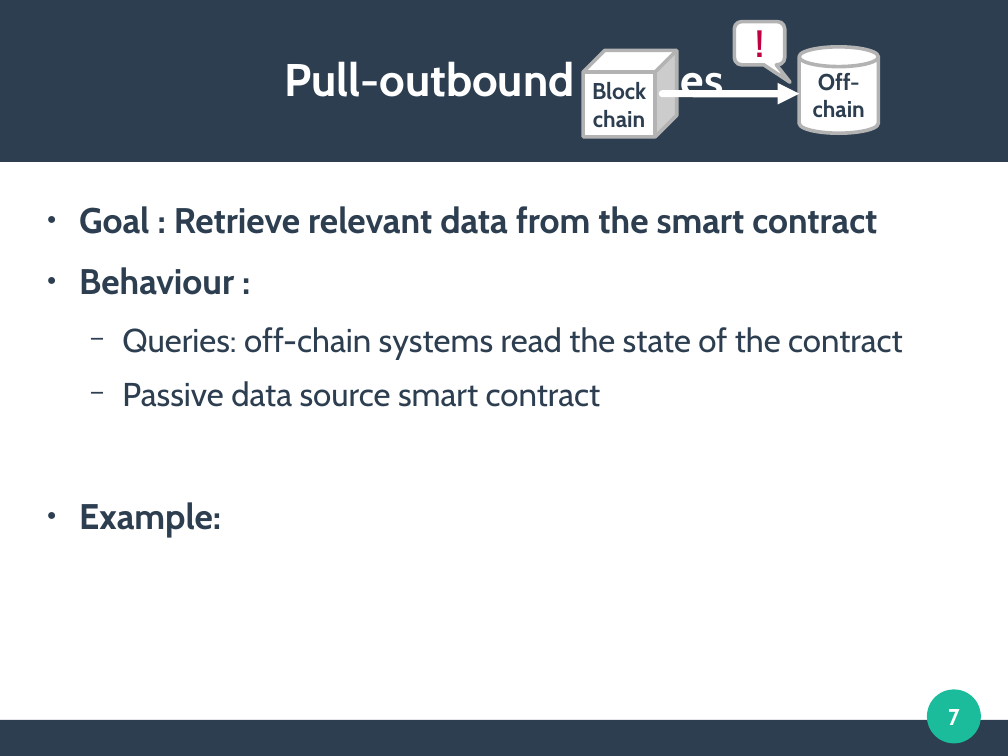
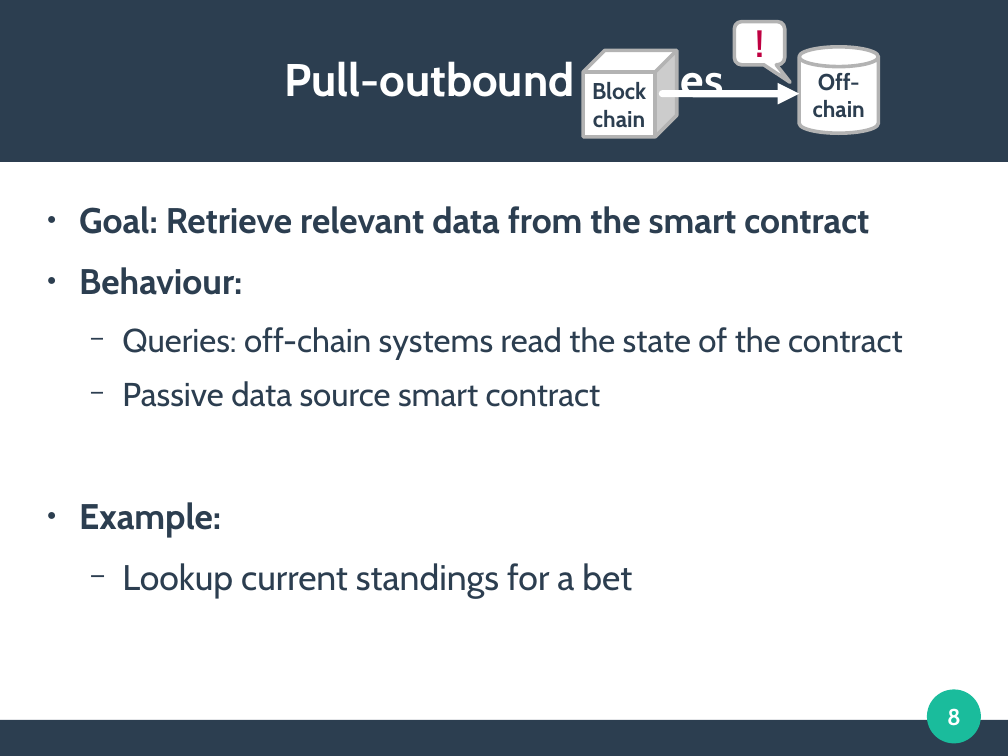
Before and after one commit to mbettinger/OT4-Lecture, a slide deck: slide 8 of Presentation - Oracles.odp (slide 7 before the commit). Drawn at 1008x756 pixels with LibreOffice and Linux fonts; fonts in the diff are those of the drawing. Boxes give left, top, right and bottom in pixels: in the first picture for what was removed or moved away, otherwise in the second. Text is boxed around its words. In the diff, an @@ line names an element or a change of style, - is before the commit and + after.

```diff
--- a/Presentation - Oracles.odp
+++ b/Presentation - Oracles.odp
@@ text at bbox=[79, 206, 869, 295]: spaces changed @@
-● Goal : Retrieve relevant data from the smart contract
-● Behaviour :
+● Goal: Retrieve relevant data from the smart contract
+● Behaviour:
@@ text at bbox=[122, 563, 632, 598]: paragraph added @@
+  − Lookup current standings for a bet
@@ page number at bbox=[947, 708, 961, 726]: text changed @@
-7
+8
```
Also in this commit, not shown: 8 other slides changed, 1 slide added, 2 slides removed, 16 other files.
